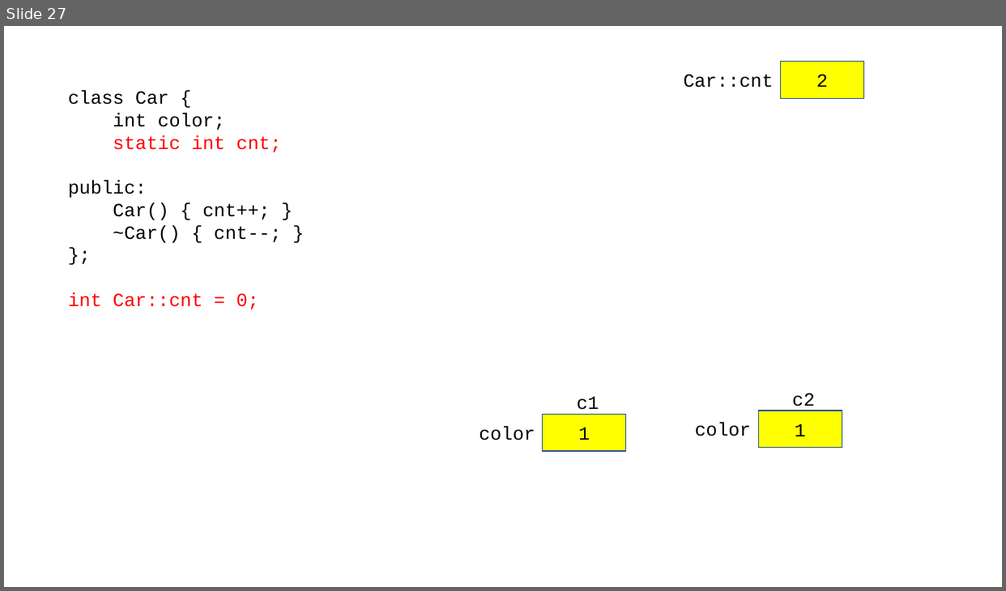
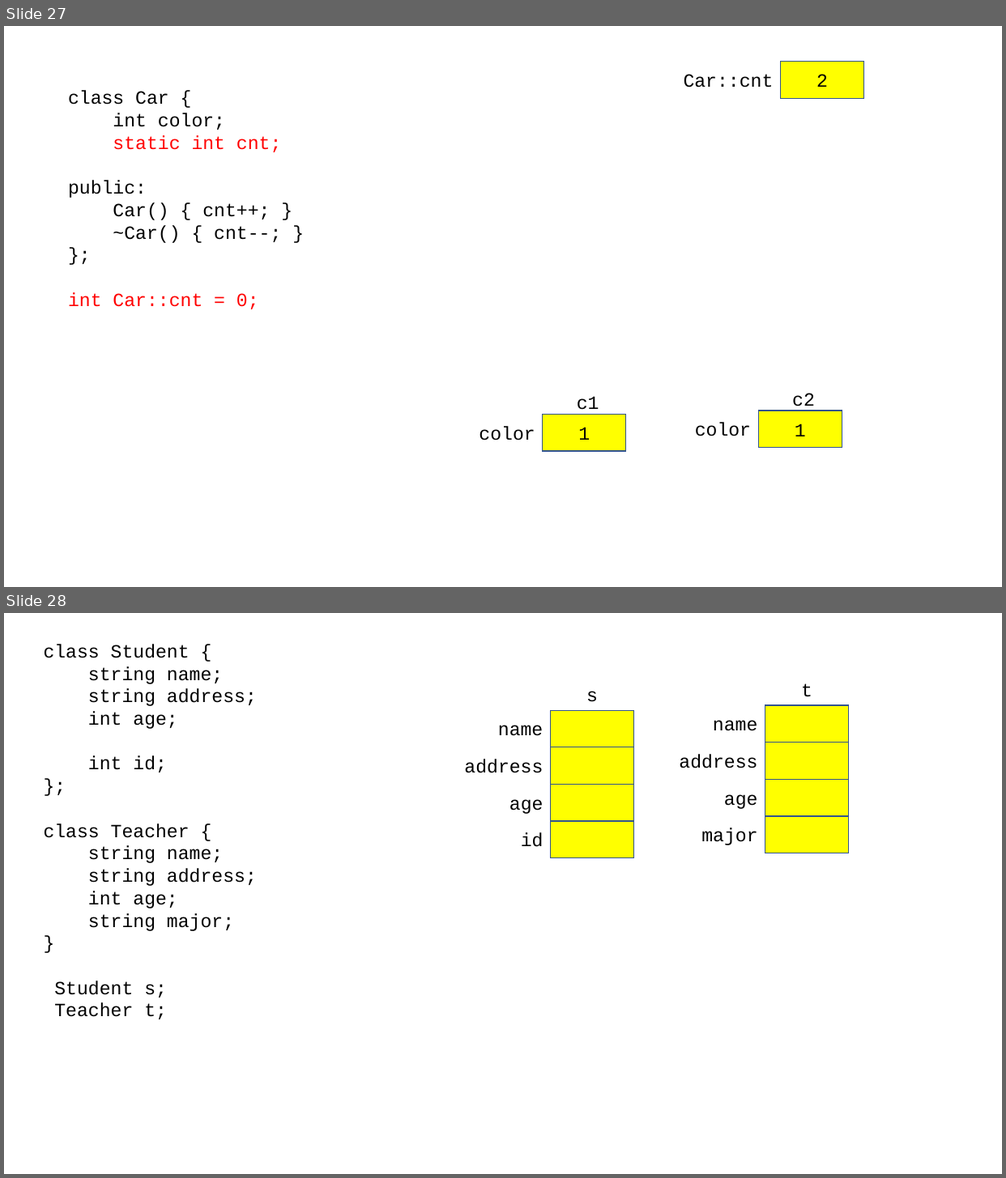
Before and after one commit to Mike7Chu/hyundai_230303, a slide deck: 230303.pptx. Shown one above the other, each under a label of ours: slide 27 before the commit, slides 27 and 28 after it. The pictures are 1006x591 and 1006x1178 pixels, drawn with LibreOffice and Linux fonts; fonts in the diff are those of the drawing. Boxes give left, top, right and bottom in pixels: in the first picture for what was removed or moved away, otherwise in the second. Text is boxed around its words. In the diff, an @@ line names an element or a change of style, - is before the commit and + after.

```diff
--- a/230303.pptx
+++ b/230303.pptx
@@ slide 28 added at <box>4,613,1002,1174</box>, background #FFFFFF @@
@@ text added at <box>44,644,257,1020</box>, 18 pt, text #000000 @@
+class Student {
+string name;
+string address;
+int age;
+int id;
+};
+class Teacher {
+string name;
+string address;
+int age;
+string major;
+}
+Student s;
+Teacher t;
@@ text added at <box>801,683,812,696</box>, 18 pt, text #000000 @@
+t
@@ text added at <box>586,691,598,702</box>, 18 pt, text #000000 @@
+s
@@ rectangle added at <box>765,705,849,742</box>, fill #FFFF00, outline #325491 1 pt @@
@@ text added at <box>498,725,543,736</box>, 18 pt, text #000000 @@
+name
@@ rectangle added at <box>551,710,633,747</box>, fill #FFFF00, outline #325491 1 pt @@
@@ text added at <box>713,720,757,731</box>, 18 pt, text #000000 @@
+name
@@ rectangle added at <box>551,747,633,784</box>, fill #FFFF00, outline #325491 1 pt @@
@@ text added at <box>679,754,757,769</box>, 18 pt, text #000000 @@
+address
@@ rectangle added at <box>765,743,849,779</box>, fill #FFFF00, outline #325491 1 pt @@
@@ text added at <box>464,759,543,773</box>, 18 pt, text #000000 @@
+address
@@ rectangle added at <box>765,779,849,815</box>, fill #FFFF00, outline #325491 1 pt @@
@@ text added at <box>509,799,543,814</box>, 18 pt, text #000000 @@
+age
@@ rectangle added at <box>551,785,633,821</box>, fill #FFFF00, outline #325491 1 pt @@
@@ text added at <box>724,794,758,809</box>, 18 pt, text #000000 @@
+age
@@ rectangle added at <box>551,821,633,858</box>, fill #FFFF00, outline #325491 1 pt @@
@@ text added at <box>701,828,757,845</box>, 18 pt, text #000000 @@
+major
@@ rectangle added at <box>765,816,849,854</box>, fill #FFFF00, outline #325491 1 pt @@
@@ text added at <box>521,833,543,847</box>, 18 pt, text #000000 @@
+id
```
Also in this commit, not shown: 1 other slide added, 1 other file.
